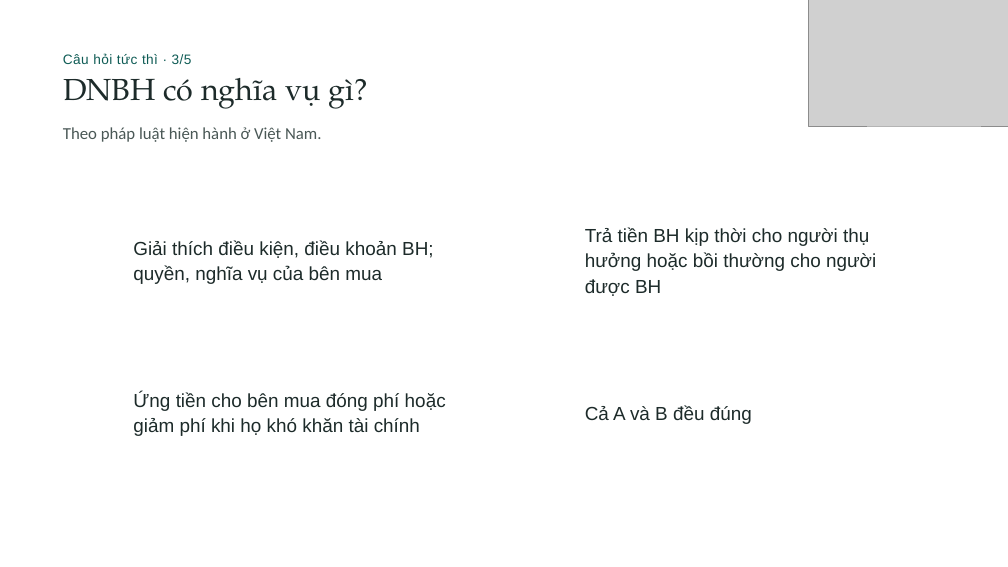
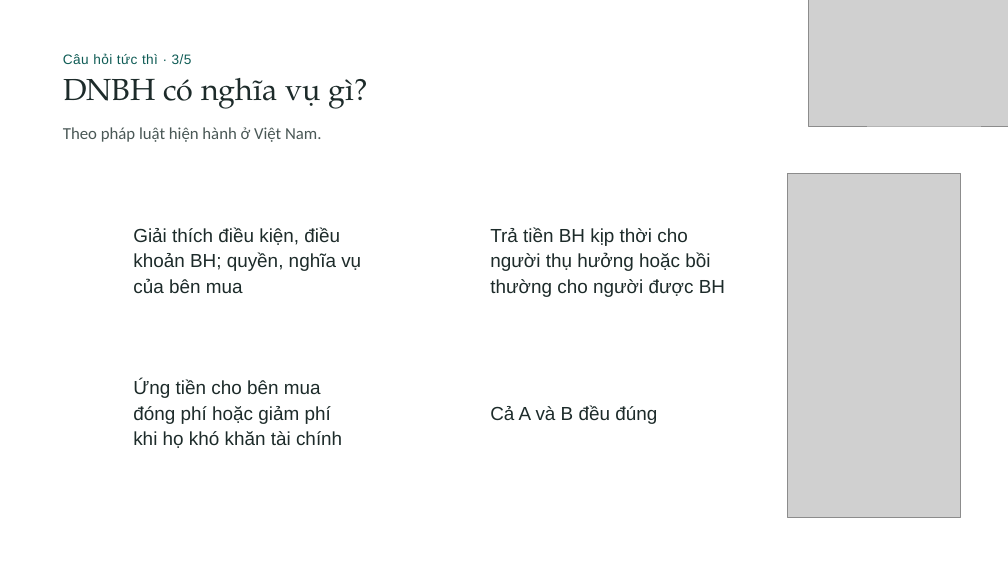
Before and after one commit to tranquanghaofake-dotcom/Law, a slide deck: slide 43 of docs/bai/ch3-bao-hiem-thuong-mai/bao-hiem-thuong-mai.pptx. Drawn at 1008x567 pixels with LibreOffice and Linux fonts; fonts in the diff are those of the drawing; grey boxes stand for pictures; background and template pictures are left out. Boxes give left, top, right and bottom in pixels: in the first picture for what was removed or moved away, otherwise in the second. Text is boxed around its words. In the diff, an @@ line names an element or a change of style, - is before the commit and + after.

```diff
--- a/docs/bai/ch3-bao-hiem-thuong-mai/bao-hiem-thuong-mai.pptx
+++ b/docs/bai/ch3-bao-hiem-thuong-mai/bao-hiem-thuong-mai.pptx
@@ picture added at <box>788,173,961,517</box> @@
@@ text at <box>133,227,361,293</box>: text changed @@
-Giải thích điều kiện, điều khoản BH;
-quyền, nghĩa vụ của bên mua
+Giải thích điều kiện, điều
+khoản BH; quyền, nghĩa vụ
+của bên mua
@@ text at <box>490,227,725,297</box>: spaces changed @@
-Trả tiền BH kịp thời cho người thụ
-hưởng hoặc bồi thường cho người
-được BH
+Trả tiền BH kịp thời cho
+người thụ hưởng hoặc bồi
+thường cho người được BH
@@ text at <box>133,379,342,448</box>: text changed @@
-Ứng tiền cho bên mua đóng phí hoặc
-giảm phí khi họ khó khăn tài chính
+Ứng tiền cho bên mua
+đóng phí hoặc giảm phí
+khi họ khó khăn tài chính
@@ 3 texts: place and size @@
-3 texts at <box>530,234,752,430</box>
+3 texts at <box>436,234,657,430</box>
```
Also in this commit, not shown: 4 other slides changed, 5 other files.
